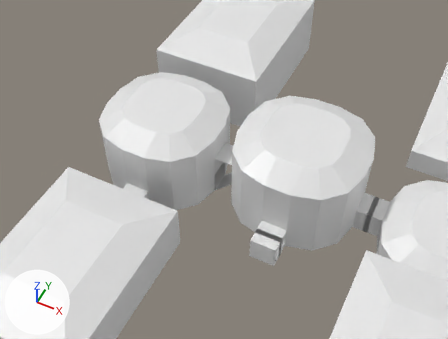
The FBX model Assets/Models/temple_of_the_void_oracle.fbx, before and after one commit.
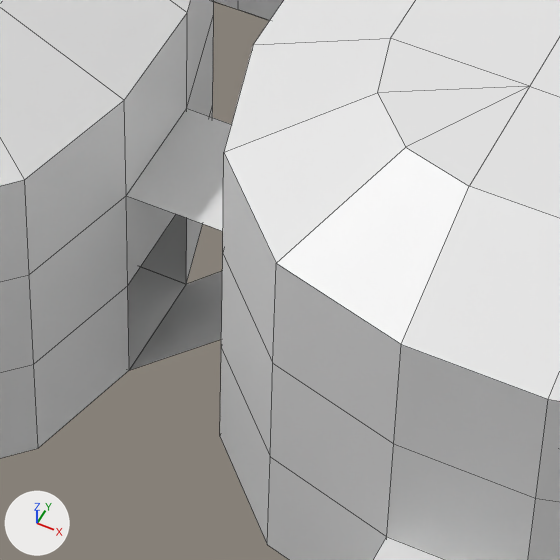
Each version is shown from a 50 mm camera at (5.0, -12.11, 19.45) aimed at (-2.7, 3.28, 0.21), then close up on the part from 43% to 65% of the width and 36% to 66% of the height. Lighting does not change. The marker at lower left points along +X, +Y and +Z. The close-ups show mesh edges as thin lines. Vertices at the same position are counted once.

Objects in the first close-up: 'Room_-2_1', 'Room_-3_3', 'Room_-8_1', 'Room_-8_7', 'Room_0_0'.
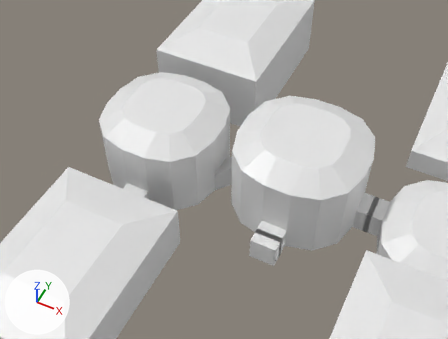
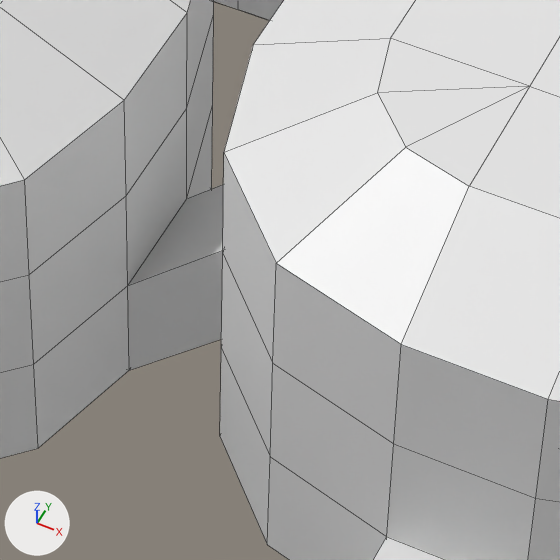
Where the newer file only moved an object's origin or applied its transform, the numbers keep the older frame.

Where the change shows, as pixel boxes (x1, y1, x2, y2) in the close-ups (560 x 560 px):
'Room_-3_3', reshaped
    before: (126, 109, 231, 370)
    after: (128, 185, 223, 370)
part 1 of me_ramp, built on
    before: (126, 109, 231, 231)
    after: (128, 185, 223, 370)

Edits to the bpy script that builds the scene:
```text
Change me_ramp:
    where me_ramp.from_pydata(...)  # 8 vertices, 2 faces; spans x -3.0..-2.0, y 3.0..4.0, z -1.0..1.0
    used by ob_room__3_3; location = (0.0, 0.0, 0.0)
    verts and faces of me_ramp; kept vertices keep their numbers, new ones are numbered from 8
    before: 2 (-2.0, 4.0, 0.0), 3 (-3.0, 4.0, -1.0) at pixel (186, 284), 4 (-3.0, 3.0, 1.0) at pixel (126, 195), 5 (-2.0, 3.0, 1.0), 6 (-3.0, 4.0, 1.0) at pixel (186, 108)
    before: 7 (-2.0, 4.0, 1.0)
    me_ramp part 1
    add delete_vertices([4, 6])  # with the faces that use them
    add verts[8] = (-3.0, 3.0, -1.0)  # pixel (129, 370)
    add verts[9] = (-2.0, 3.0, 0.0)
    add verts[10] = (-3.0, 3.0, 0.0)  # pixel (127, 285)
    add verts[11] = (-3.0, 4.0, 0.0)  # pixel (186, 198)
    add verts[12] = (-3.0, 4.0, 0.0)  # pixel (186, 198)
    add verts[13] = (-2.0, 4.0, 1.0)
    add faces += [(5, 9, 8, 10), (2, 7, 11, 3)]  # mat_wallmaterial (white #e7e7e7)
    add faces += [(5, 10, 12, 13)]  # mat_ceilingmaterial (white #e7e7e7)
    add me_ramp.materials.append(mat_wallmaterial)  # white #e7e7e7
```
